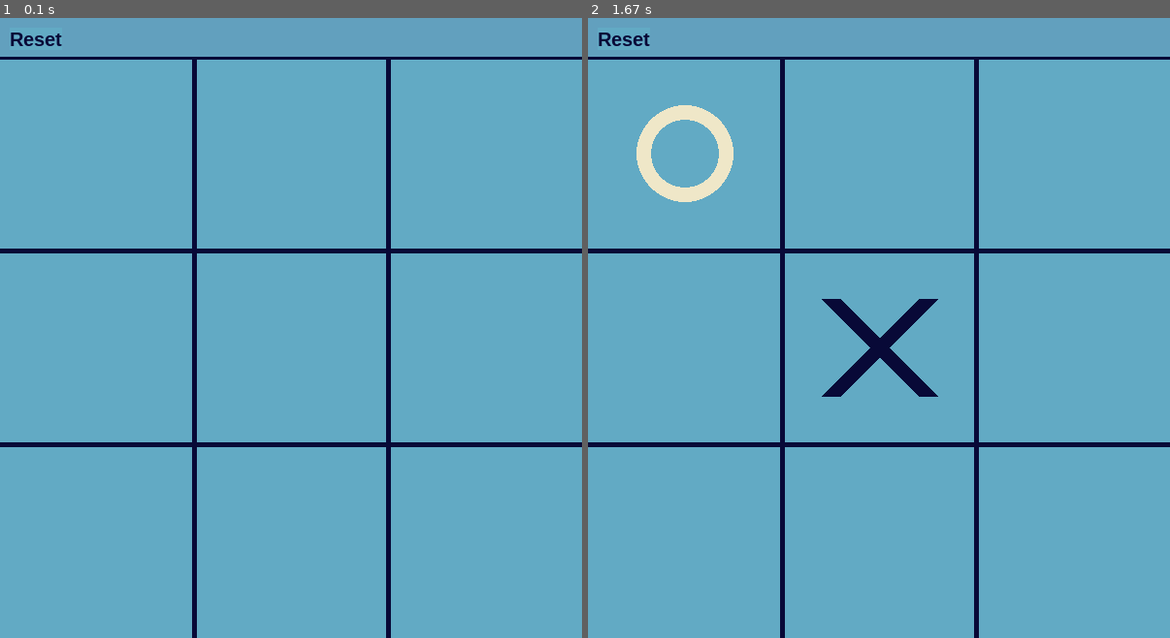
Above: before the commit, frames 1-2 (left to right).
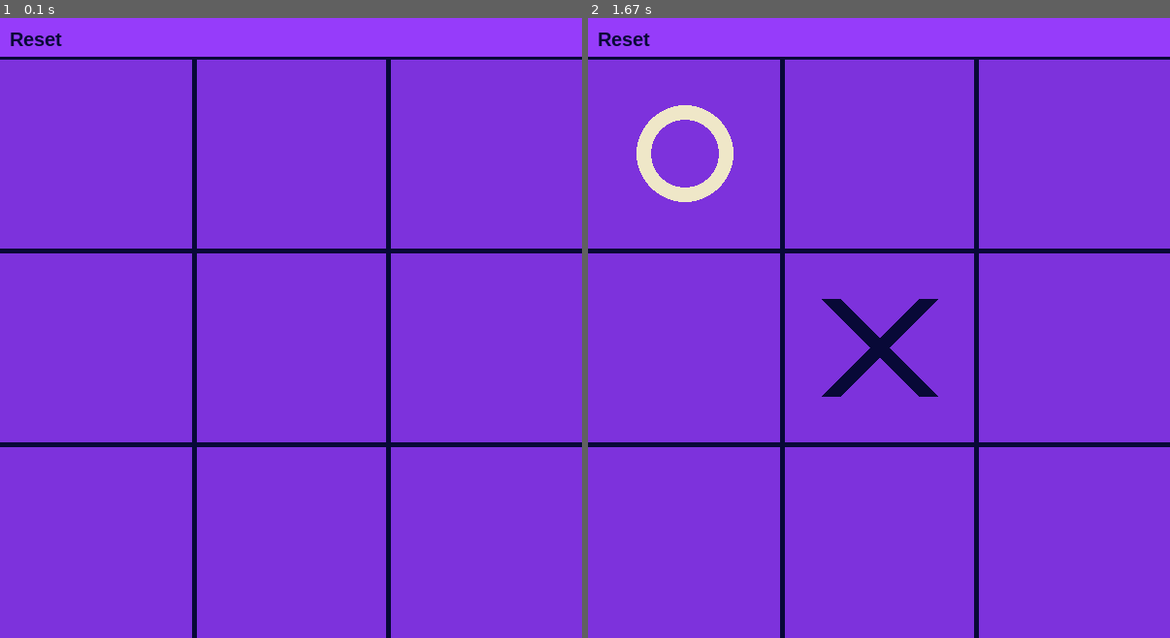
Above: after the commit, the same moments.

Repository: faridbani/Tic_Tac_Toe_pygame
Game: pygame game, started from tic_tac_toe.py
The game is run twice, just before and just after one commit, with the same random seed, the same clock (stepped at 60 frames per second) and the same inputs.
Inputs (mouse positions are in pixels of both pictures, inside the frame that each line leads up to):
- Up to frame 1 (0.1 s): no input
- Up to frame 2 (1.67 s): click (879, 328) at 0.38 s

The runs differ from the first frame. In frame 1, 96% of the frame differs, in the area x 0-100%, y 0-100%; in frame 2, 94%.

Commit message:
Changes background color

Diff:
--- a/constants.py
+++ b/constants.py
@@ -21,8 +21,8 @@
 OFFSET = 50
 
 # Colors
-BG_COLOR = (98, 170, 196)
-MENU_COLOR = (98, 160, 190)
+BG_COLOR = (125, 50, 220)
+MENU_COLOR = (150, 60, 250)
 LINE_COLOR = (8, 9, 55)
 CIRC_COLOR = (239, 231, 200)
 CROSS_COLOR = (66, 66, 66)
--- a/tic_tac_toe.py
+++ b/tic_tac_toe.py
@@ -19,7 +19,7 @@
 
 class Button:
     def __init__(self, text) -> None:
-        self.text = bfont.render(text, 1, LINE_COLOR, BG_COLOR)
+        self.text = bfont.render(text, 1, LINE_COLOR, MENU_COLOR)
         self.size = self.text.get_size()
         self.text_surface = pygame.Surface(self.size)
         #self.text_surface.fill(BG_COLOR)
Not shown, added: .gitingore
